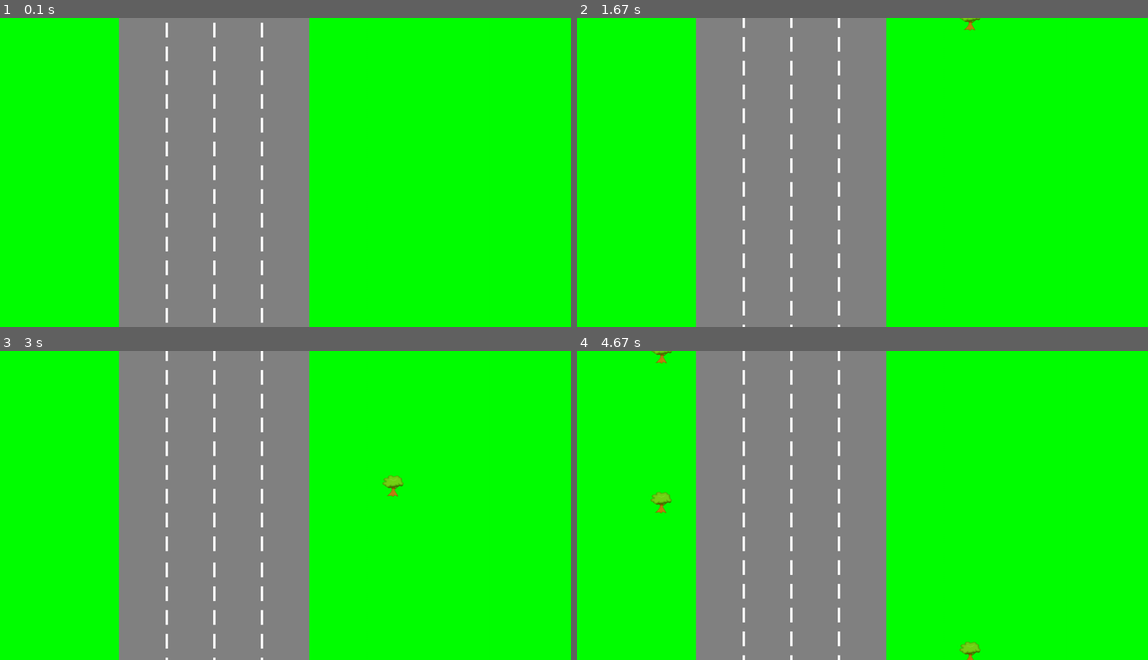
Above: before the commit, frames 1-4 (two rows, left to right).
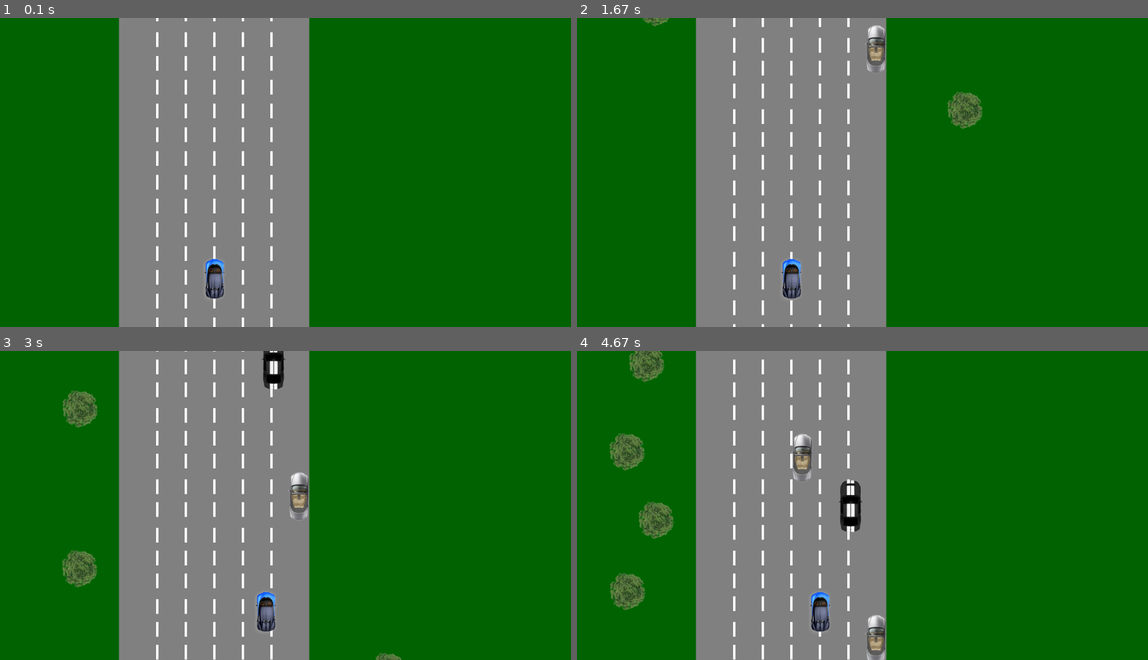
Above: after the commit, the same moments.

Repository: palex08/Home-work-4.5-OOP-PyGame
Game: pygame game, started from main.py
Two runs of this game, one before a commit and one after it. Both use one fixed random seed, a clock stepped at 60 frames per second and the inputs below.
Inputs:
- Up to frame 1 (0.1 s): no input
- Up to frame 2 (1.67 s): hold Right 0.33-0.8 s; hold Right 0.83-1.3 s; hold Left from 1.33 s (still down)
- Up to frame 3 (3 s): release Left at 1.87 s; hold Left 1.9-2.3 s; hold Right 2.33-2.97 s
- Up to frame 4 (4.67 s): hold Left 3-3.47 s; hold Right 3.5-3.97 s; hold Right 4-4.47 s; hold Left from 4.5 s (still down)

The runs differ from the first frame. In frame 1, 69% of the frame differs, in the area x 0-100%, y 0-100%; in frame 2, 69%; in frame 3, 70%; in frame 4, 70%.

Commit message:
Add Targets change trees

Diff:
--- a/main.py
+++ b/main.py
@@ -2,90 +2,115 @@
 import sys
 import random
 
+
 class MyCar:
-    pass
+    def __init__(self, road_width, road_height, speed=6):
+        self.image = pygame.image.load('img/mycar.png')
+        self.road_width = road_width
+        self.road_height = road_height
+        self.x = self.road_width // 2 - self.image.get_width() // 2
+        self.y = self.road_height - 150
+        self.speed = speed  # Скорость перемещения машины
+
+    def draw(self, field_surface):
+        field_surface.blit(self.image, (self.x, self.y))
+
+    def move_left(self):
+        if self.x - self.speed - 50 >= 0:
+            self.x -= self.speed
+
+    def move_right(self):
+        if self.x + self.speed <= self.road_width - self.image.get_width() - 50:
+            self.x += self.speed
+
 
 class Trees:
-    def __init__(self, SCREEN_WIDTH, SCREEN_HEIGHT, speed=7):
+    def __init__(self, SCREEN_WIDTH, SCREEN_HEIGHT, speed=6):
         self.SCREEN_WIDTH = SCREEN_WIDTH
         self.SCREEN_HEIGHT = SCREEN_HEIGHT
         self.image = pygame.image.load('img/tree.png')
         self.speed = speed
-        self.reset()
-
-    def reset(self):
-        self.side_tree = random.choice([(0, self.SCREEN_WIDTH - 1000),
-                                        (self.SCREEN_WIDTH - 550, self.SCREEN_WIDTH - 350)])
+        self.side_tree = random.choice([(0, self.SCREEN_WIDTH - 1030),
+                                        (self.SCREEN_WIDTH - 550, self.SCREEN_WIDTH - 380)])
         self.x = random.randint(self.side_tree[0], self.side_tree[1])
-        self.y = -self.image.get_height()
+        self.y = 0 - self.image.get_height()
+        trees_list.append(self)
 
     def update(self):
         self.y += self.speed
         if self.y > self.SCREEN_HEIGHT:
-            self.reset()
+            trees_list.remove(self)
 
     def draw(self, screen):
         screen.blit(self.image, (self.x, self.y))
 
 
-class Forest:
-    def __init__(self, SCREEN_WIDTH, SCREEN_HEIGHT, num_trees, delay):
-        self.SCREEN_WIDTH = SCREEN_WIDTH
-        self.SCREEN_HEIGHT = SCREEN_HEIGHT
-        self.num_trees = num_trees
-        self.delay = delay  # Delay in milliseconds
-        self.trees = []
-        self.last_tree_time = 0
-
-    def update(self):
-        current_time = pygame.time.get_ticks()
-
-        if len(self.trees) < self.num_trees and current_time - self.last_tree_time >= self.delay:
-            self.trees.append(Trees(self.SCREEN_WIDTH, self.SCREEN_HEIGHT))
-            self.last_tree_time = current_time
-
-        for tree in self.trees:
-            tree.update()
-
-    def draw(self, screen):
-        for tree in self.trees:
-            tree.draw(screen)
-
 class Road:
-    def __init__(self, field_width, field_height, speed=5):
-        self.field_width = field_width
-        self.field_height = field_height + 50
+    def __init__(self, road_width, road_height, speed=6):
+        self.road_width = road_width
+        self.road_height = road_height + 50
         self.speed = speed
-        self.lane_width = 100
+        self.lane_width = 60
         self.line_length = 30
         self.line_spacing = 20
-        self.lanes = 4
+        self.lanes = 6
         self.lines = []
         self.initialize_lines()
 
     def initialize_lines(self):
         self.lines = []
         for lane in range(1, self.lanes):
-            x = (self.field_width // 2 - (self.lane_width * self.lanes // 2)) + lane * self.lane_width
-            for y in range(0, self.field_height, self.line_length + self.line_spacing):
+            x = (self.road_width // 2 - (self.lane_width * self.lanes // 2)) + lane * self.lane_width
+            for y in range(0, self.road_height, self.line_length + self.line_spacing):
                 self.lines.append((x, y))
 
     def update(self):
         for i in range(len(self.lines)):
             x, y = self.lines[i]
             y += self.speed
-            if y > self.field_height - self.line_length:
+            if y > self.road_height - self.line_length:
                 y = -self.line_length
             self.lines[i] = (x, y)
 
+    def draw(self, road_surface):
+        for x, y in self.lines:
+            pygame.draw.line(road_surface, (255, 255, 255), (x, y), (x, y + self.line_length), 5)
+
+
+class Target:
+    def __init__(self, road_width, road_height, lanes, speed=3):
+        self.images = ['img/car1.png', 'img/car2.png', 'img/car3.png']
+        self.image = pygame.image.load(random.choice(self.images))
+        self.road_width = road_width
+        self.road_height = road_height
+        self.x = random.randint(0, road_width - self.image.get_width())
+        self.y = 0 - self.image.get_height()
+        self.lanes = lanes
+        self.speed = speed
+        self.lane_width = self.road_width // self.lanes
+        target_list.append(self)
+
+
+
+    def update(self):
+        self.y += self.speed
+        if self.y > self.road_height:
+            target_list.remove(self)
+
     def draw(self, field_surface):
-        for x, y in self.lines:
-            pygame.draw.line(field_surface, (255, 255, 255), (x, y), (x, y + self.line_length), 5)
+        field_surface.blit(self.image, (self.x, self.y))
+
+
+trees_list = []
+target_list = []
 
 def main():
+    time = 60
     SCREEN_WIDTH = 1200
     SCREEN_HEIGHT = 650
 
+    road_width, road_height = 400, 650
+    lanes = 6  # Number of lanes on the road
     pygame.init()
 
     screen = pygame.display.set_mode((SCREEN_WIDTH, SCREEN_HEIGHT))
@@ -93,30 +118,52 @@
     icon = pygame.image.load("img/icon.jpg")
     pygame.display.set_icon(icon)
 
-    field_width, field_height = 400, 650
-    field_surface = pygame.Surface((field_width, field_height))
+    field_surface = pygame.Surface((road_width, road_height))
     field_rect = field_surface.get_rect(topleft=(250, 0))
 
     clock = pygame.time.Clock()
     game_running = True
-    forest = Forest(SCREEN_WIDTH, SCREEN_HEIGHT, num_trees=10, delay=1500)
-    road = Road(field_width, field_height)
+    road = Road(road_width, road_height)
+    mycar = MyCar(road_width, road_height)
 
     while game_running:
-        delta_time = clock.tick(30)  # Теперь возвращает миллисекунды с последнего вызова
+        delta_time = clock.tick(60)
 
         for event in pygame.event.get():
             if event.type == pygame.QUIT:
                 game_running = False
 
-        screen.fill('green')
+        # Обработка нажатий клавиш
+        keys = pygame.key.get_pressed()
+        if keys[pygame.K_LEFT]:
+            mycar.move_left()
+        if keys[pygame.K_RIGHT]:
+            mycar.move_right()
+
+        screen.fill('DarkGreen')
         field_surface.fill('grey51')
 
-        forest.update()
+        if time == 0:
+            tree = Trees(SCREEN_WIDTH, SCREEN_HEIGHT)
+            taeget = Target(SCREEN_WIDTH, SCREEN_HEIGHT, lanes)
+            time = random.randint(10, 60)
+        else:
+            time -= 1
+
+        for target in target_list:
+            target.update()
+        for trees in trees_list:
+            trees.update()
         road.update()
 
         road.draw(field_surface)
-        forest.draw(screen)
+
+        for trees in trees_list:
+            trees.draw(screen)
+        mycar.draw(field_surface)
+
+        for target in target_list:
+            target.draw(field_surface)
 
         screen.blit(field_surface, field_rect.topleft)
 
@@ -125,4 +172,5 @@
     pygame.quit()
     sys.exit()
 
+
 main()
Binary file added: img/car1.png
Binary file added: img/car2.png
Binary file added: img/car3.png
Binary file added: img/mycar.png
Binary file changed: img/tree.png
